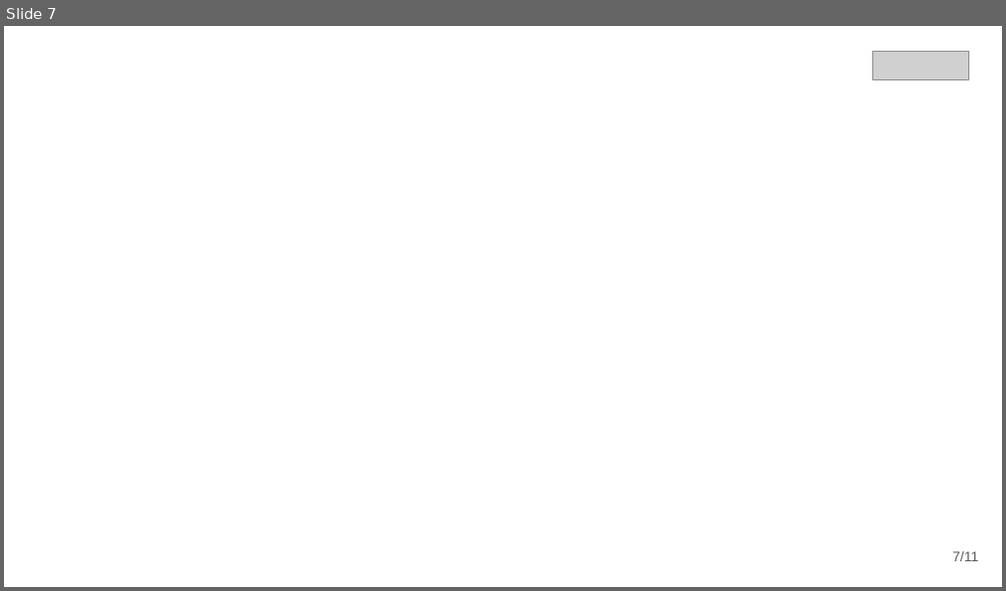
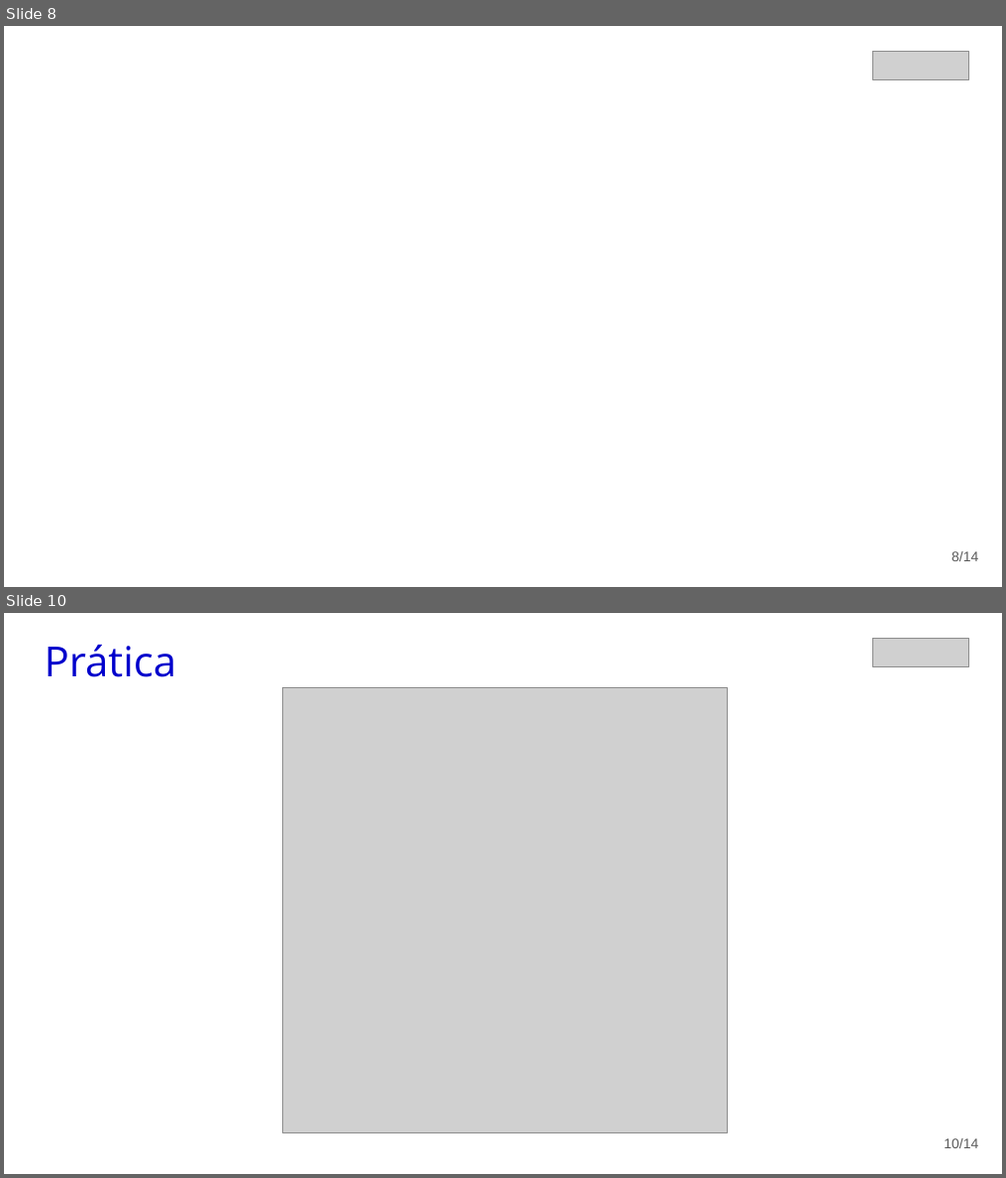
Before and after one commit to nilsonsmf/workshopsd, a slide deck: docs/workshop-sd-presentation.odp. Shown one above the other, each under a label of ours: slide 7 before the commit, slides 8 and 10 after it; the slides between them are not shown. The pictures are 1006x591 and 1006x1178 pixels, drawn with LibreOffice and Linux fonts; fonts in the diff are those of the drawing; grey boxes stand for pictures; background and template pictures are left out. Boxes give left, top, right and bottom in pixels: in the first picture for what was removed or moved away, otherwise in the second. Text is boxed around its words. In the diff, an @@ line names an element or a change of style, - is before the commit and + after.

```diff
--- a/docs/workshop-sd-presentation.odp
+++ b/docs/workshop-sd-presentation.odp
@@ slide 10 added at (4, 613, 1002, 1174), background #FFFFFF @@
@@ picture added at (873, 638, 969, 666) @@
@@ title added at (45, 645, 177, 677), 30 pt, text #0000CC @@
+Prática
@@ picture added at (282, 688, 728, 1133) @@
@@ page number added at (944, 1139, 978, 1149), 10 pt, text #595959 @@
+10/14
@@ what was slide 7 is now slide 8 @@
@@ page number at (951, 552, 978, 562): text changed @@
-7/11
+8/14
```
Also in this commit, not shown: 7 slides changed, 2 other slides added.
